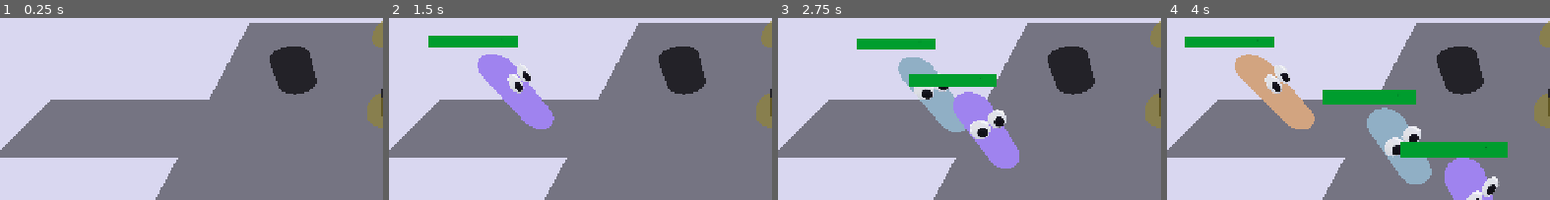
Above: before the commit, frames 1-4 (left to right).
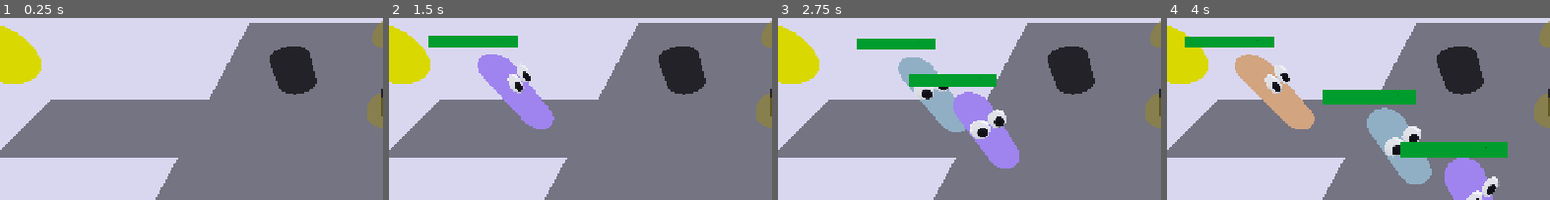
Above: after the commit, the same moments.

Repository: IkutiDev/furniture-hunter
Game: Godot game, scene res://non_persons/test_shop.tscn
The game is run twice, just before and just after one commit, with the same random seed, the same clock (stepped at 60 frames per second) and the same inputs. This scene is started directly instead of the project's main scene.
Inputs (mouse positions are % of the whole screen's width and height, from its top left):
- Up to frame 1 (0.25 s): no input
- Up to frame 2 (1.5 s): tap Enter at 0.5 s; move the mouse to (74, 55) at 0.52 s; press the mouse at (74, 55) at 0.53 s; move the mouse to (31, 67) at 1.27 s; release the mouse at (31, 67) at 1.28 s; click (31, 67) at 1.35 s
- Up to frame 3 (2.75 s): move the mouse to (62, 34) at 2.02 s; hold R (rotate) from 2.03 s (still down); click (62, 34) at 2.3 s
- Up to frame 4 (4 s): move the mouse to (46, 85) at 2.77 s; release R (rotate) at 2.78 s; click (46, 85) at 2.85 s; move the mouse to (82, 79) at 3.52 s; press the mouse at (82, 79) at 3.53 s
The pictures show only the part of the screen within x 0-50%, y 4-54%; the shares and areas given below are measured in that part.

The runs differ from the first frame. In frame 1, 2.6% of the frame differs, in the area x 0-11%, y 4-37%; in frame 2, 2.6%; in frame 3, 2.6%; in frame 4, 2.4%.

Commit message:
Spawner day/night implemented

Diff:
--- a/non_persons/spawner.gd
+++ b/non_persons/spawner.gd
@@ -1,26 +1,41 @@
 extends Node3D
+
+signal all_customers_left_shop
 
 var customer_scene = preload("res://non_persons/test_customer.tscn")
 
 ## defaults to "get_tree().current_scene" if non provided
 @export var where_to_plonk_customers : Node3D
 
-@export var desired_customer_count = 5
+var desired_customer_count = 5
+
+@export var max_customer_count = 5
 
 @export var points_of_interest : PackedVector3Array
 
 var _customer_count = 0
+
+var is_day = true
 
 func _ready() -> void:
 
 	if where_to_plonk_customers == null:
 		where_to_plonk_customers = get_tree().current_scene
 
+	start_day()
+
+func start_day():
+	$DayToggle/DayIndicator.mesh.material.albedo_color = Color("yellow")
+	is_day = true
+	desired_customer_count = max_customer_count
+	pass
 
 func end_day():
+	$DayToggle/DayIndicator.mesh.material.albedo_color = Color("dark blue")
 	desired_customer_count = 0
 	for cusomter in get_tree().get_nodes_in_group("Customer"):
 		cusomter.energy -= 80
+	is_day = false
 	pass
 
 func spawn_customer() -> void:
@@ -36,6 +51,9 @@
 
 func de_spawn_customer(customer : Node3D) -> void:
 	_customer_count -= 1
+	if _customer_count == 0:
+		assert(_customer_count == get_tree().get_nodes_in_group("Customer").size())
+		all_customers_left_shop.emit()
 	customer.queue_free()
 	pass
 
@@ -53,3 +71,12 @@
 		spawn_customer()
 
 	pass # Replace with function body.
+
+
+func _on_day_toggle_input_event(camera: Node, event: InputEvent, event_position: Vector3, normal: Vector3, shape_idx: int) -> void:
+	if event.is_action_pressed("press"):
+		if is_day:
+			end_day()
+		else:
+			start_day()
+	pass # Replace with function body.
--- a/non_persons/spawner.tscn
+++ b/non_persons/spawner.tscn
@@ -1,9 +1,17 @@
-[gd_scene load_steps=3 format=3 uid="uid://dh7xwd15ho7lk"]
+[gd_scene load_steps=6 format=3 uid="uid://dh7xwd15ho7lk"]
 
 [ext_resource type="Script" uid="uid://ci82qsb7i7ppg" path="res://non_persons/spawner.gd" id="1_ep3nv"]
 
 [sub_resource type="BoxShape3D" id="BoxShape3D_ep3nv"]
 size = Vector3(2, 2, 2)
+
+[sub_resource type="SphereShape3D" id="SphereShape3D_ep3nv"]
+
+[sub_resource type="StandardMaterial3D" id="StandardMaterial3D_ep3nv"]
+albedo_color = Color(0.3851171, 0.7223595, 0.2560711, 1)
+
+[sub_resource type="SphereMesh" id="SphereMesh_2u58w"]
+material = SubResource("StandardMaterial3D_ep3nv")
 
 [node name="Spawner" type="Node3D"]
 script = ExtResource("1_ep3nv")
@@ -25,5 +33,16 @@
 
 [node name="ShopEntrance" type="Marker3D" parent="."]
 
+[node name="DayToggle" type="RigidBody3D" parent="."]
+transform = Transform3D(1, 0, 0, 0, 1, 0, 0, 0, 1, 0, 1.72174, 0)
+gravity_scale = 0.0
+
+[node name="CollisionShape3D" type="CollisionShape3D" parent="DayToggle"]
+shape = SubResource("SphereShape3D_ep3nv")
+
+[node name="DayIndicator" type="MeshInstance3D" parent="DayToggle"]
+mesh = SubResource("SphereMesh_2u58w")
+
 [connection signal="area_entered" from="TheAreaThatEatsPeople" to="." method="_on_the_area_that_eats_people_area_entered"]
 [connection signal="timeout" from="SpawnTimer" to="." method="_on_spawn_timer_timeout"]
+[connection signal="input_event" from="DayToggle" to="." method="_on_day_toggle_input_event"]
